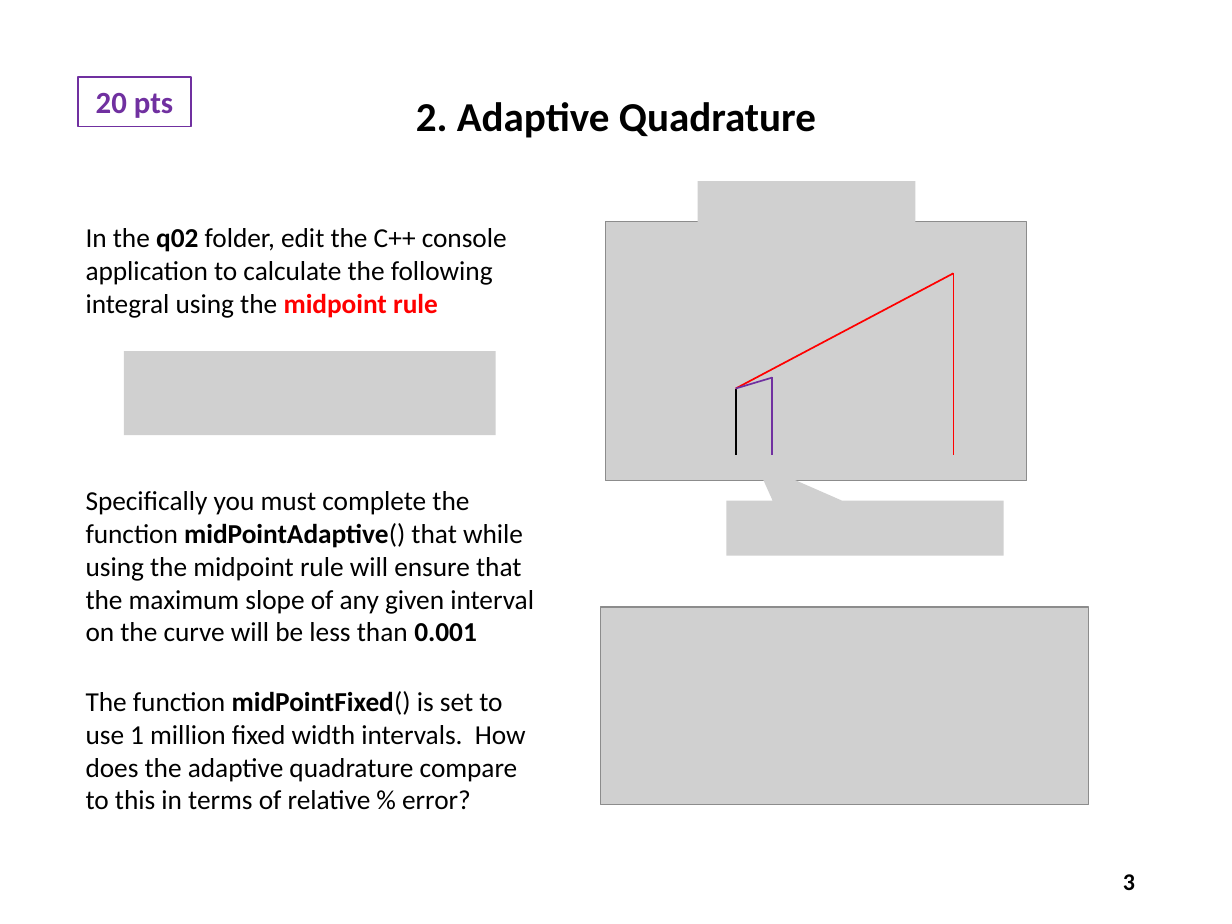
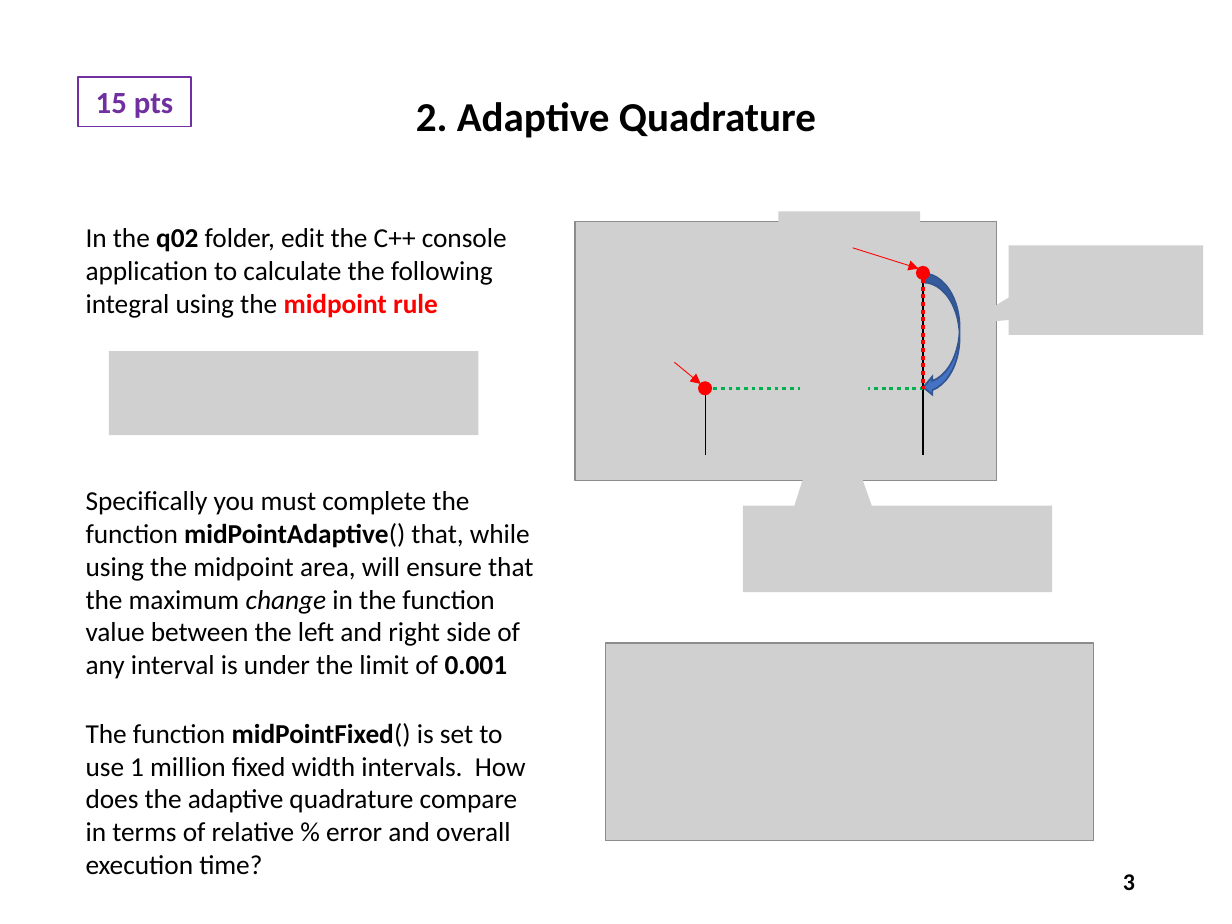
Before and after one commit to dbiersach/scicomp301-cpp-linux, a slide deck: slide 3 of exam1/Exam 1 Questions.pptx. Drawn at 1232x924 pixels with LibreOffice and Linux fonts; fonts in the diff are those of the drawing; grey boxes stand for pictures. Boxes give left, top, right and bottom in pixels: in the first picture for what was removed or moved away, otherwise in the second. Text is boxed around its words. In the diff, an @@ line names an element or a change of style, - is before the commit and + after.

Commit message:
Update Exam 01 Question 02 to remove references to the word slope

```diff
--- a/exam1/Exam 1 Questions.pptx
+++ b/exam1/Exam 1 Questions.pptx
@@ text in rectangle at [96, 93, 173, 118]: text changed @@
-20 pts
+15 pts
@@ picture removed at [697, 181, 915, 264] @@
@@ picture added at [779, 212, 920, 249] @@
@@ arrow added from (853, 248) to (919, 269), #FF0000 0.5 pt @@
@@ ellipse added at [917, 267, 929, 280], fill #FF0000, outline #FF0000 1 pt @@
@@ picture added at [1009, 245, 1204, 335] @@
@@ 2 lines, 1 picture: place and size @@
-2 lines, 1 picture at [605, 222, 1026, 480]
+2 lines, 1 picture at [575, 222, 997, 480]
@@ line (923, 274) - (923, 456): stroke #FF0000 1 pt to #000000 1 pt @@
@@ curved left arrow added at [923, 274, 960, 397], fill #4472C4, outline #325491 1 pt @@
@@ line added from (923, 280) to (923, 388), #FF0000 2.25 pt dashed @@
@@ picture added at [641, 325, 710, 362] @@
@@ picture: place and size @@
-picture at [124, 351, 496, 435]
+picture at [108, 351, 478, 435]
@@ picture added at [800, 349, 867, 398] @@
@@ line moved from (736, 388) - (772, 378) to (674, 362) - (701, 384) @@
@@ line (674, 362) - (701, 384): line to arrow; stroke #7030A0 1 pt to #FF0000 0.5 pt @@
@@ ellipse added at [699, 382, 711, 394], fill #FF0000, outline #FF0000 1 pt @@
@@ line moved from (736, 388) - (954, 274) to (706, 388) - (923, 388) @@
@@ line (706, 388) - (923, 388): stroke #FF0000 1 pt to #00B050 2.25 pt dashed @@
@@ line removed from (772, 377) to (772, 456) @@
@@ text at [86, 491, 533, 679]: text changed @@
-Specifically you must complete the function midPointAdaptive() that while using the midpoint rule will ensure that the maximum slope of any given interval on the curve will be less than 0.001
+Specifically you must complete the function midPointAdaptive() that, while using the midpoint area, will ensure that the maximum change in the function value between the left and right side of any interval is under the limit of 0.001
@@ picture: place and size @@
-picture at [727, 500, 1004, 556]
+picture at [743, 505, 1052, 591]
@@ picture: place and size @@
-picture at [600, 607, 1088, 804]
+picture at [605, 643, 1093, 840]
@@ text at [86, 723, 526, 875]: text changed @@
-The function midPointFixed() is set to use 1 million fixed width intervals. How does the adaptive quadrature compare to this in terms of relative % error?
+The function midPointFixed() is set to use 1 million fixed width intervals. How does the adaptive quadrature compare in terms of relative % error and overall execution time?
```
Also in this commit, not shown: 1 other slide changed, 1 other file.
